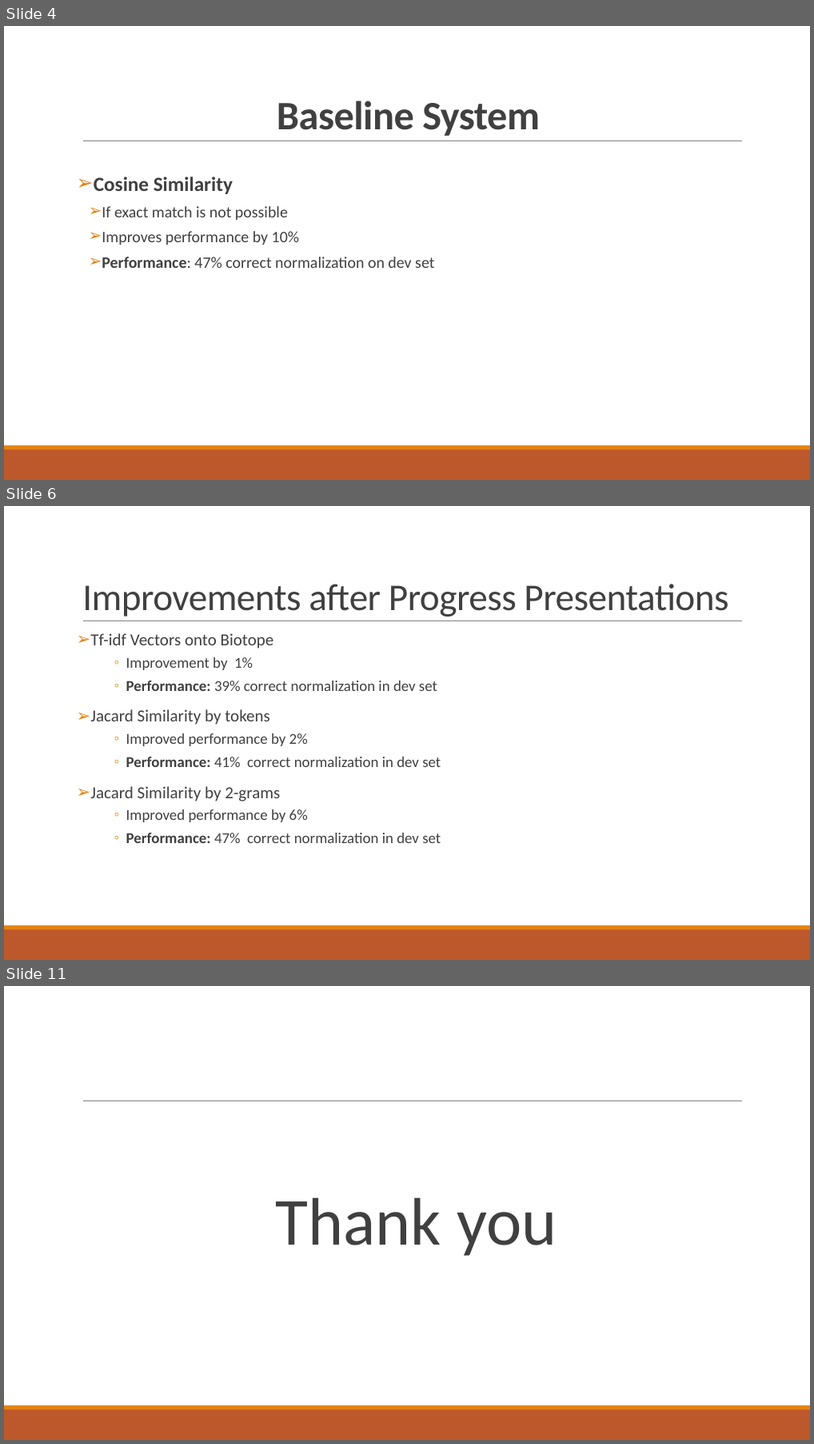
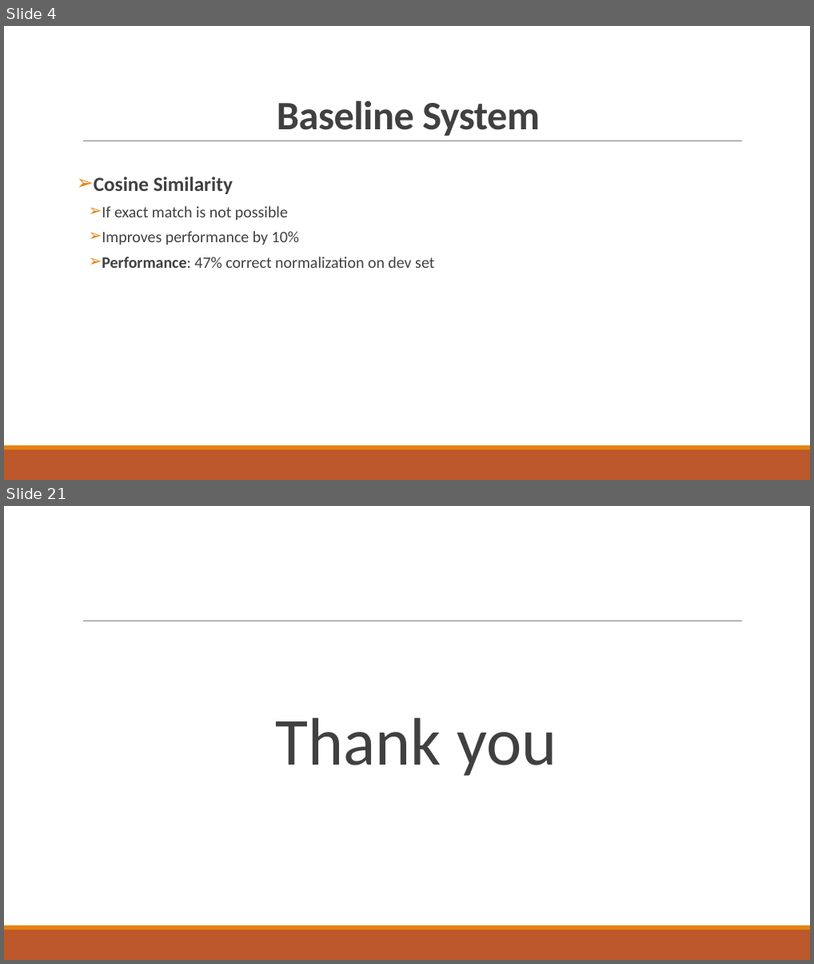
Before and after one commit to abdullahyldz/Cmpe493TermProject, a slide deck: Presentation/Final Presentation/Final Presentation.pptx. Shown one above the other, each under a label of ours: slides 4, 6 and 11 before the commit, slides 4 and 21 after it; the slides between them are not shown. The pictures are 814x1444 and 814x964 pixels, drawn with LibreOffice and Linux fonts; fonts in the diff are those of the drawing. Boxes give left, top, right and bottom in pixels: in the first picture for what was removed or moved away, otherwise in the second. Text is boxed around its words. In the diff, an @@ line names an element or a change of style, - is before the commit and + after.

```diff
--- a/Presentation/Final Presentation/Final Presentation.pptx
+++ b/Presentation/Final Presentation/Final Presentation.pptx
@@ slide 6 removed at [4,506,810,960], background #FFFFFF; not listed: 3 template elements that a slide beside it also shows @@
@@ title removed at [82,584,729,616] @@
-Improvements after Progress Presentations
@@ text removed at [90,633,441,843] @@
-    ➢ Tf-idf Vectors onto Biotope
-      ◦ Improvement by 1%
-      ◦ Performance: 39% correct normalization in dev set
-    ➢ Jacard Similarity by tokens
-      ◦ Improved performance by 2%
-      ◦ Performance: 41% correct normalization in dev set
-    ➢ Jacard Similarity by 2-grams
-      ◦ Improved performance by 6%
-      ◦ Performance: 47% correct normalization in dev set
@@ what was slide 11 is now slide 21 @@
```
Also in this commit, not shown: 4 slides changed, 14 slides added, 3 other slides removed.
